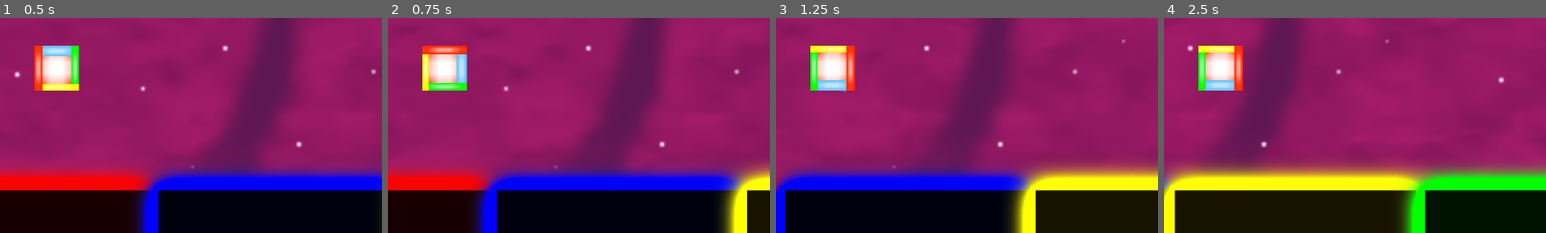
Above: before the commit, frames 1-4 (left to right).
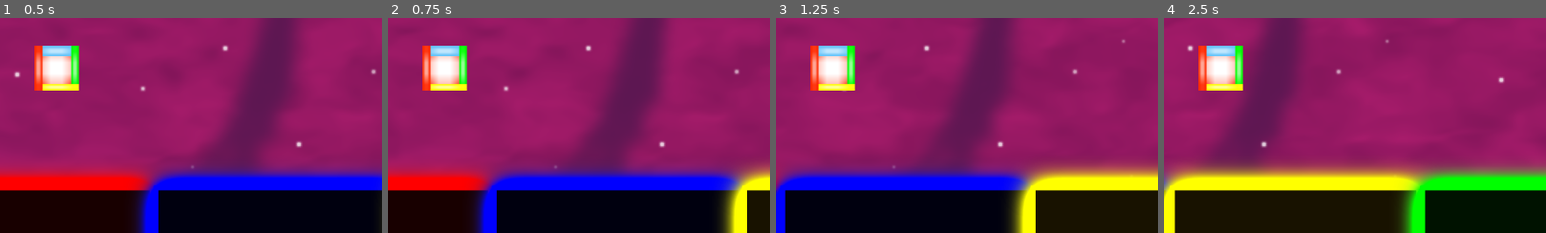
Above: after the commit, the same moments.

Repository: Sky84/hardrunnercolor
Game: Godot game, scene res://game.tscn
The game is run twice, just before and just after one commit, with the same random seed, the same clock (stepped at 60 frames per second) and the same inputs.
Inputs (mouse positions are % of the whole screen's width and height, from its top left):
- Up to frame 1 (0.5 s): no input
- Up to frame 2 (0.75 s): move the mouse to (72, 45) at 0.52 s; click (72, 45) at 0.67 s
- Up to frame 3 (1.25 s): no input
- Up to frame 4 (2.5 s): move the mouse to (30, 55) at 1.27 s; click (30, 55) at 1.42 s; move the mouse to (60, 28) at 2.02 s; click (60, 28) at 2.17 s
The pictures show only the part of the screen within x 0-50%, y 50-100%; the shares and areas given below are measured in that part.

Frame 1 is identical in both runs. In frame 2, 1.6% of the frame differs, in the area x 9-21%, y 12-34%; in frame 3, 1.7%; in frame 4, 1.7%.

Commit message:
feat lerp wip

Diff:
--- a/Player.tscn.tscn
+++ b/Player.tscn.tscn
@@ -108,15 +108,15 @@
 target_position = Vector2(0, 30)
 
 [node name="RedRayCast2D2" type="RayCast2D" parent="Raycasts"]
-position = Vector2(0, 59)
+position = Vector2(-1, 59)
 target_position = Vector2(-30, 0)
 
 [node name="BlueRayCast2D3" type="RayCast2D" parent="Raycasts"]
-position = Vector2(56, 0)
+position = Vector2(56, -1)
 target_position = Vector2(0, -30)
 
 [node name="GreenRayCast2D4" type="RayCast2D" parent="Raycasts"]
-position = Vector2(112, 59)
+position = Vector2(113, 59)
 target_position = Vector2(30, 0)
 
 [node name="CollisionShape2D" type="CollisionShape2D" parent="."]
--- a/player.gd
+++ b/player.gd
@@ -5,27 +5,38 @@
 @onready var green_ray_cast_2d: RayCast2D = $Raycasts/GreenRayCast2D4
 @onready var red_ray_cast_2d: RayCast2D = $Raycasts/RedRayCast2D2
 
+@onready var tween: Tween = get_tree().create_tween().bind_node(self).set_ease(Tween.EASE_IN_OUT).set_trans(Tween.TRANS_SINE);
+
+class RaycastColor:
+	var raycast: RayCast2D;
+	var color: Color;
+	func _init(raycast: RayCast2D, color: Color) -> void:
+		self.raycast = raycast
+		self.color = color
+
 
 #declaring dictionary that mapping the roation and raycasts
-var _ray_casts = {
-	0: yellow_ray_cast_2d,
-	90: blue_ray_cast_2d,
-	180: green_ray_cast_2d,
-	270: red_ray_cast_2d
+@onready var _ray_casts = {
+	0: RaycastColor.new(yellow_ray_cast_2d, Color.YELLOW),
+	90: RaycastColor.new(blue_ray_cast_2d, Color.BLUE),
+	180: RaycastColor.new(green_ray_cast_2d, Color.GREEN),
+	270: RaycastColor.new(red_ray_cast_2d, Color.RED)
 }
 
 var _current_color: Color;
+func _process(delta):
+	for raycast_key_rotation in _ray_casts:
+		var raycast_color: RaycastColor = _ray_casts[raycast_key_rotation];
+		if raycast_color.raycast.is_colliding() and _current_color != raycast_color.color:
+			_on_collision_raycast(raycast_key_rotation, raycast_color);
+			print(raycast_color.raycast.get_collider().name);
 
-# Called when the node enters the scene tree for the first time.
-func _ready() -> void:
-	pass
-
-
-# Called every frame. 'delta' is the elapsed time since the previous frame.
-func _process(delta: float) -> void:
-	pass
+func _on_collision_raycast(desired_rotation: int, _raycast_color: RaycastColor) -> void:
+	_current_color = _raycast_color.color;
 
 # when player press the screen or the mouse button, rotate the player at 90 degrees relative to the current roation
 func _input(event: InputEvent) -> void:
-	if event is InputEventScreenTouch or event is InputEventMouseButton:
-		rotation_degrees = fmod(rotation_degrees + 90, 360);
+	if (event is InputEventScreenTouch or event is InputEventMouseButton) and event.is_pressed():
+		var desired_rotation = fmod(rotation_degrees + 90, 360);
+		#tween the rotation of the player
+		tween.tween_property(self, "rotation_degrees", desired_rotation, 0.5);
